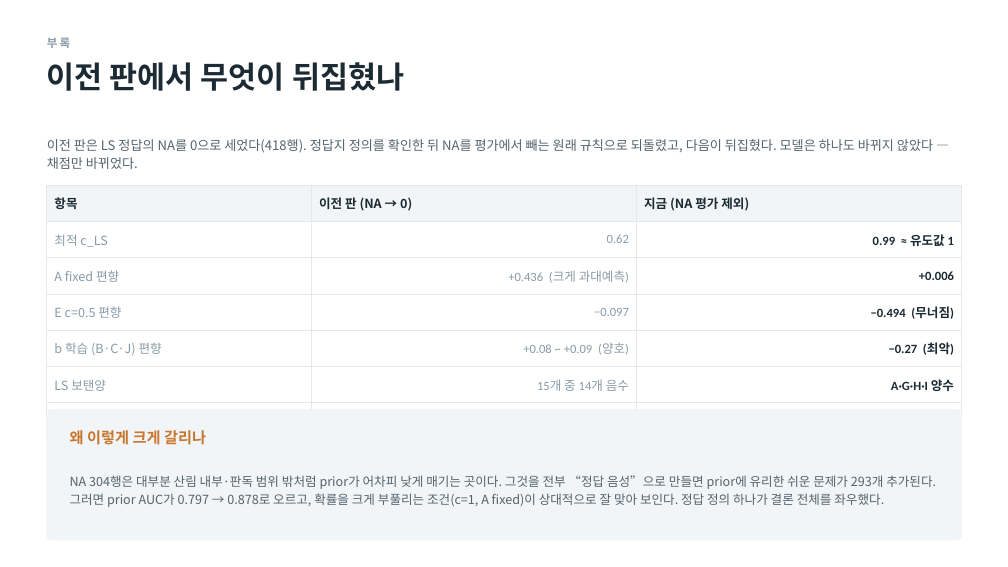
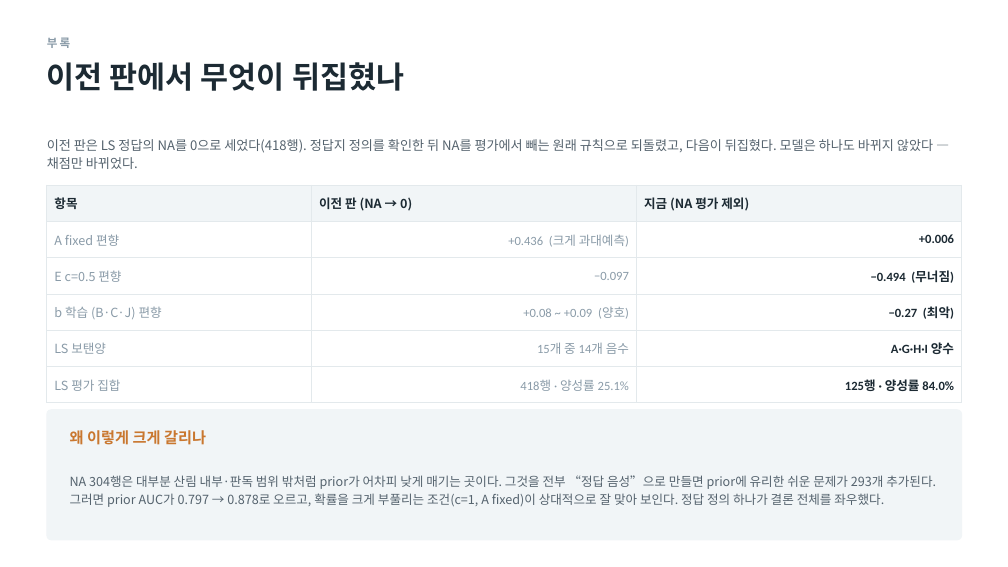
Before and after one commit to minji1217/pilotA-minji, a slide deck: slide 19 of docs/후속실험3_발표.pptx (slide 24 before the commit). Drawn at 1008x567 pixels with LibreOffice and Linux fonts; fonts in the diff are those of the drawing. Boxes give left, top, right and bottom in pixels: in the first picture for what was removed or moved away, otherwise in the second. Text is boxed around its words. In the diff, an @@ line names an element or a change of style, - is before the commit and + after.

```diff
--- a/docs/후속실험3_발표.pptx
+++ b/docs/후속실험3_발표.pptx
@@ table at bbox=[47, 185, 962, 395] @@
-row 2: 최적 c_LS | 0.62 | 0.99 ≈ 유도값 1
```
Also in this commit, not shown: 13 other slides changed, 5 slides removed, 11 other files.
